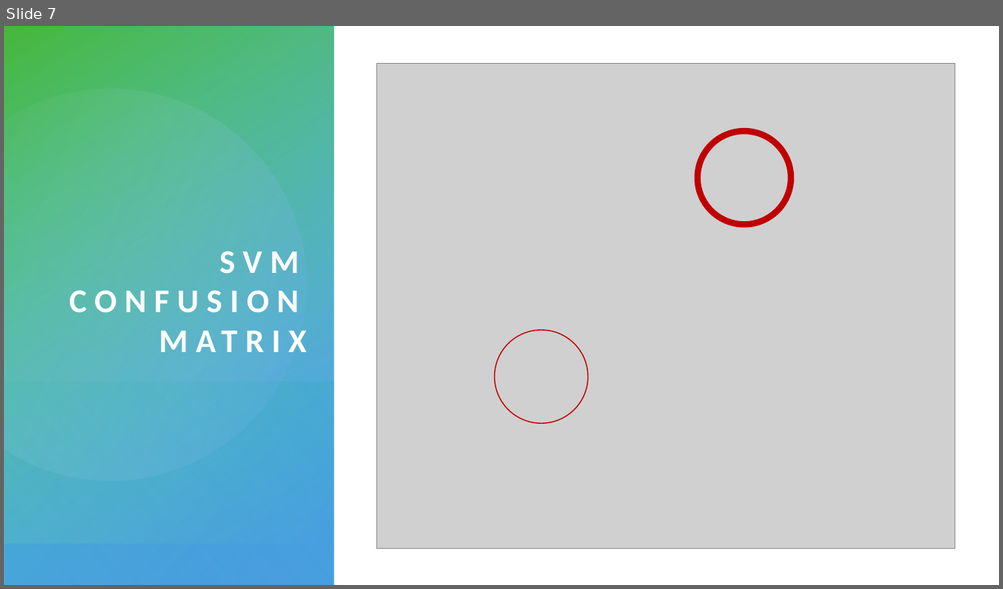
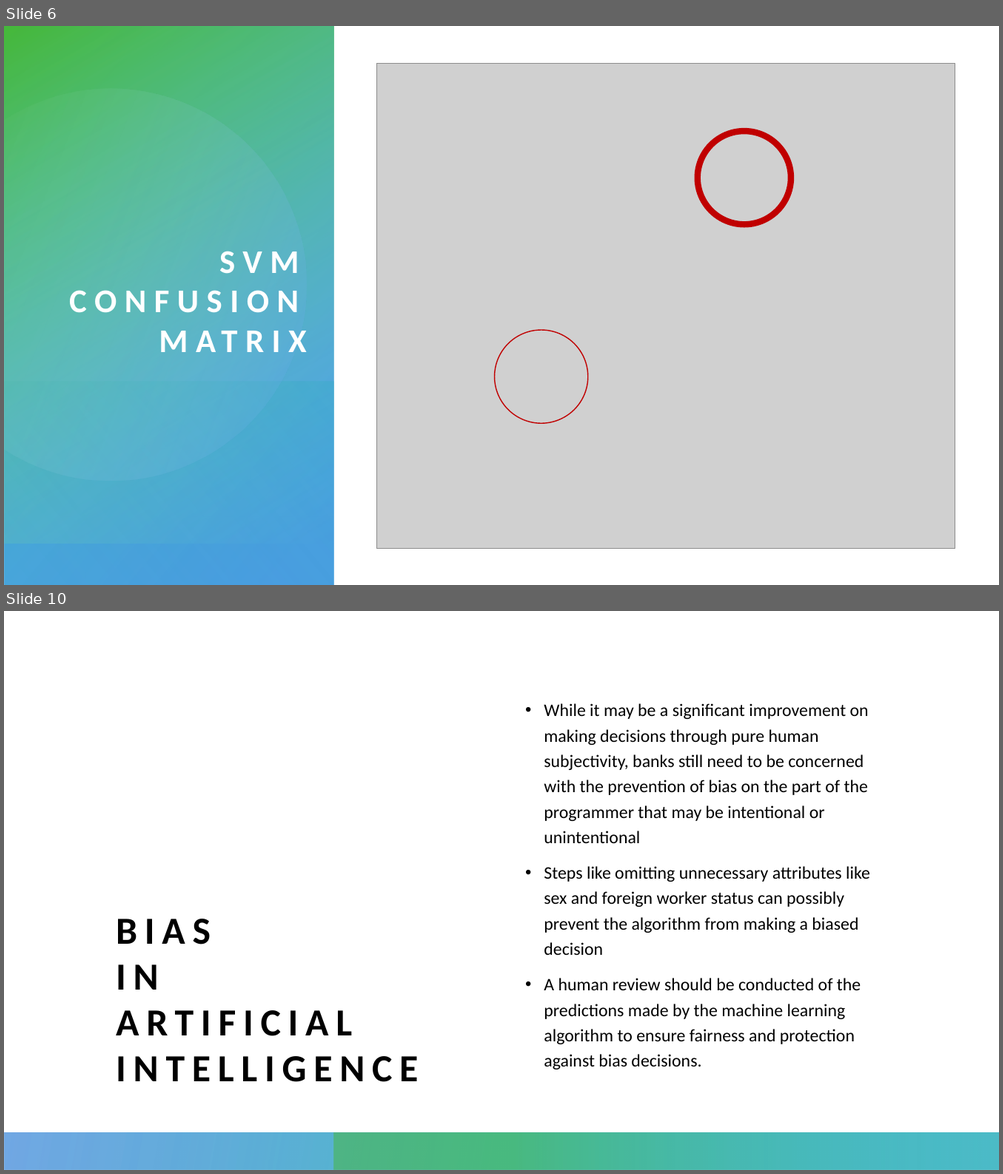
Before and after one commit to kirstenfischl/credit-classification, a slide deck: Final_Presentation.pptx. Shown one above the other, each under a label of ours: slide 7 before the commit, slides 6 and 10 after it; the slides between them are not shown. The pictures are 1003x589 and 1003x1174 pixels, drawn with LibreOffice and Linux fonts; fonts in the diff are those of the drawing; grey boxes stand for pictures. Boxes give left, top, right and bottom in pixels: in the first picture for what was removed or moved away, otherwise in the second. Text is boxed around its words. In the diff, an @@ line names an element or a change of style, - is before the commit and + after.

```diff
--- a/Final_Presentation.pptx
+++ b/Final_Presentation.pptx
@@ slide 10 added at bbox=[4, 611, 999, 1170], background #FFFFFF; not listed: 2 template elements that a slide beside it also shows @@
@@ rectangle added at bbox=[4, 611, 999, 1170], fill #FFFFFF @@
@@ text added at bbox=[543, 703, 870, 1070], 17 pt, text #000000 @@
+• While it may be a significant improvement on making decisions through pure human subjectivity, banks still need to be concerned with the prevention of bias on the part of the programmer that may be intentional or unintentional
+• Steps like omitting unnecessary attributes like sex and foreign worker status can possibly prevent the algorithm from making a biased decision
+• A human review should be conducted of the predictions made by the machine learning algorithm to ensure fairness and protection against bias decisions.
@@ title added at bbox=[116, 919, 418, 1082], 37 pt, text #000000, bold @@
+BIAS
+IN
+ARTIFICIAL
+INTELLIGENCE
@@ rectangle added at bbox=[4, 1133, 999, 1170], fill gradient #1872D3 to #2EB1BF @@
@@ rectangle added at bbox=[334, 1133, 999, 1170], fill gradient #2EB1BF to #46B831 @@
@@ what was slide 7 is now slide 6 @@
```
Also in this commit, not shown: 2 slides changed, 5 other slides added, 3 slides removed.
